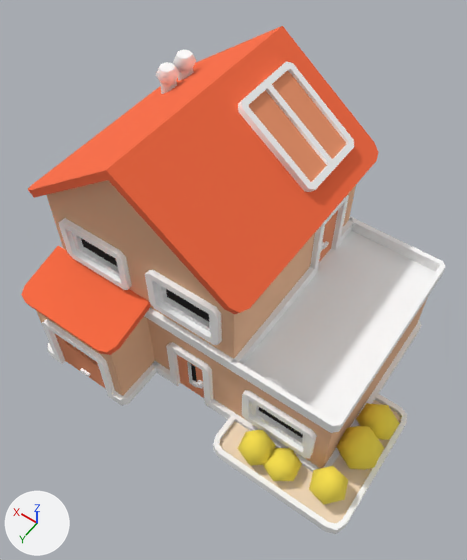
Renders of the glTF model assets/kenney/citysuburban/building-type-u.glb from each side of a commit.
Rendered twice from a camera (50 mm lens) standing at (-0.814, 1.247, 2.366) and looking at (0.021, 0.078, 0.528). The lights are fixed; the arrows at lower left show +X, +Y and +Z. The picture after the commit comes second.

The first picture shows 'building-type-u'.
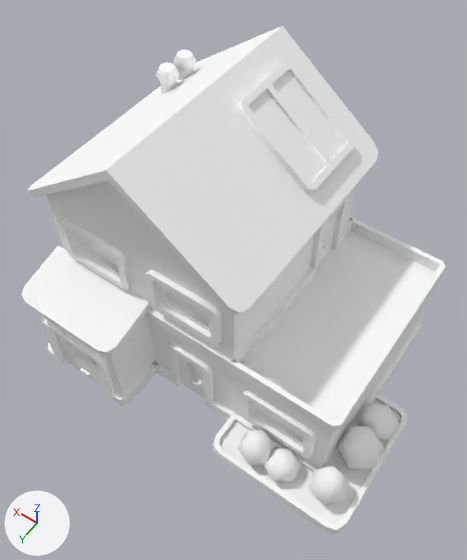
Patch to the scene script:
```diff
--- a/assets/kenney/citysuburban/building-type-u.glb.py
+++ b/assets/kenney/citysuburban/building-type-u.glb.py
@@ mat_colormap_026 @@
+mat_colormap_026 = principled_material('colormap.026')
+mat_colormap_026.base_color = (1.0, 1.0, 1.0)  # white #ffffff
+mat_colormap_026.roughness = 1.0
@@ me_building_type_u @@
 me_building_type_u.from_pydata(...)  # 852 vertices, 1332 faces; spans x -0.714..0.714, y -0.543..0.543, z 0.0..1.138
-me_building_type_u.materials.append(mat_colormap)
+me_building_type_u.materials.append(mat_colormap_026)  # white #ffffff
```

Changed parts and their boxes (x1, y1, x2, y2) in the pictures (467 x 560 px):
'building-type-u', recoloured (lighter): (21, 26, 428, 526) in both
